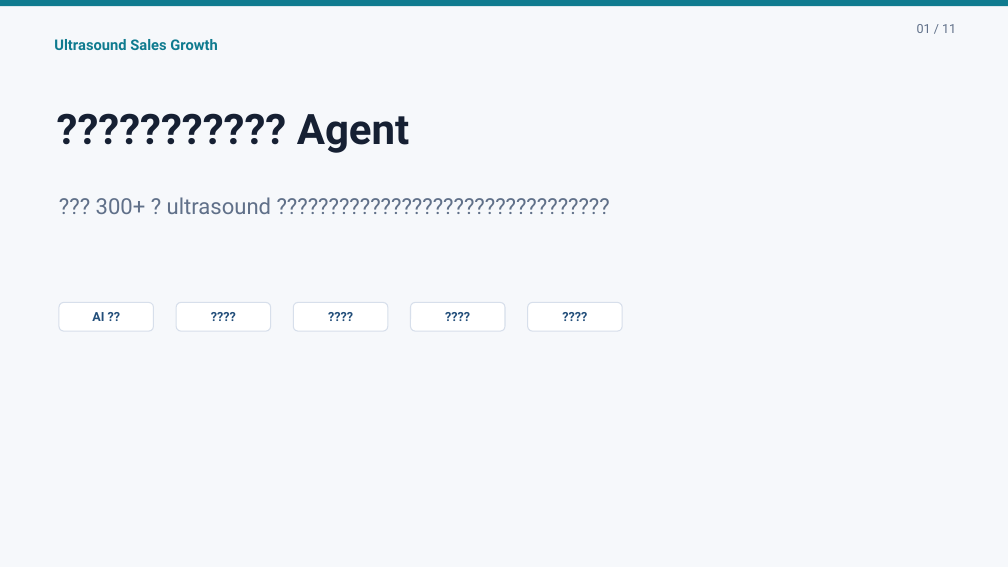
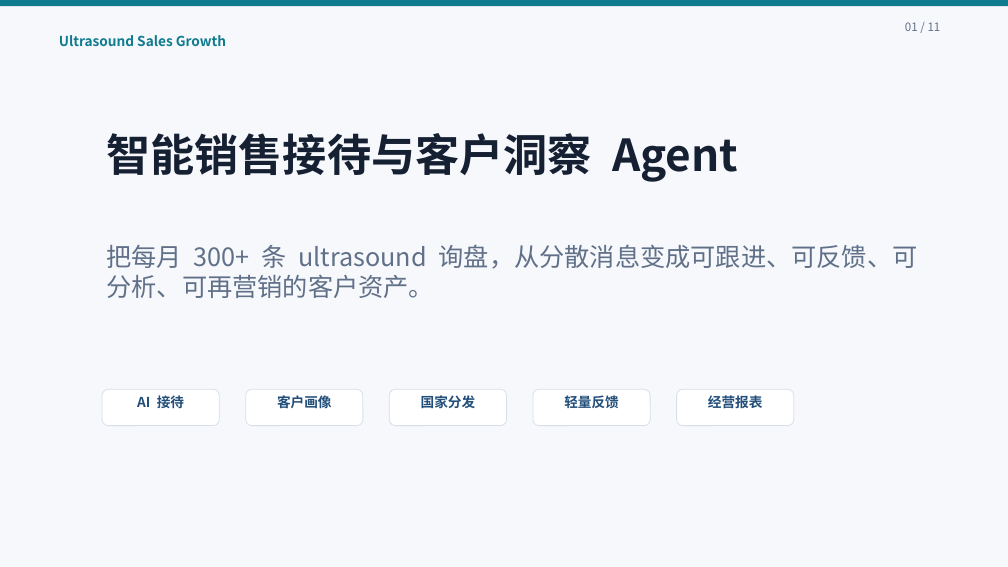
Before and after one commit to alicewang1619-ui/SalesTool, a slide deck: slide 1 of 智能销售接待与客户洞察Agent/output/ppt/ultrasound-sales-agent-report.pptx. Drawn at 1008x567 pixels with LibreOffice and Linux fonts; fonts in the diff are those of the drawing. Boxes give left, top, right and bottom in pixels: in the first picture for what was removed or moved away, otherwise in the second. Text is boxed around its words. In the diff, an @@ line names an element or a change of style, - is before the commit and + after.

```diff
--- a/智能销售接待与客户洞察Agent/output/ppt/ultrasound-sales-agent-report.pptx
+++ b/智能销售接待与客户洞察Agent/output/ppt/ultrasound-sales-agent-report.pptx
@@ text "01 / 11" at (905, 22, 941, 31): size 12 to 11 pt, font Roboto to Noto Sans CJK SC @@
@@ text "Ultrasound Sales Growth" at (59, 35, 226, 46): size 14 to 13 pt, font Roboto to Noto Sans CJK SC @@
@@ text at (107, 133, 738, 182): text changed; size 40 to 42 pt; font Roboto to Noto Sans CJK SC @@
-??????????? Agent
+智能销售接待与客户洞察 Agent
@@ text at (107, 244, 918, 298): text changed; size 21 to 24 pt; font Roboto to Noto Sans CJK SC @@
-??? 300+ ? ultrasound ????????????????????????????????
+把每月 300+ 条 ultrasound 询盘，从分散消息变成可跟进、可反馈、可分析、可再营销的客户资产。
@@ rounded rectangle removed at (59, 302, 154, 331) @@
@@ text removed at (92, 312, 104, 321) @@
-AI ??
@@ rounded rectangle removed at (176, 302, 271, 331) @@
@@ text removed at (182, 309, 265, 323) @@
-????
@@ rounded rectangle removed at (293, 302, 388, 331) @@
@@ text removed at (299, 309, 382, 323) @@
-????
@@ rounded rectangle removed at (411, 302, 505, 331) @@
@@ text removed at (417, 309, 499, 323) @@
-????
@@ rounded rectangle removed at (528, 302, 622, 331) @@
@@ text removed at (534, 309, 616, 323) @@
-????
@@ rounded rectangle added at (102, 389, 219, 426), fill #FFFFFF, outline #D7DFEB 0.75 pt, 13 pt, text #224E7A, bold @@
+AI 接待
@@ rounded rectangle added at (246, 389, 363, 426), fill #FFFFFF, outline #D7DFEB 0.75 pt, 13 pt, text #224E7A, bold @@
+客户画像
@@ rounded rectangle added at (389, 389, 507, 426), fill #FFFFFF, outline #D7DFEB 0.75 pt, 13 pt, text #224E7A, bold @@
+国家分发
@@ rounded rectangle added at (533, 389, 650, 426), fill #FFFFFF, outline #D7DFEB 0.75 pt, 13 pt, text #224E7A, bold @@
+轻量反馈
@@ rounded rectangle added at (677, 389, 794, 426), fill #FFFFFF, outline #D7DFEB 0.75 pt, 13 pt, text #224E7A, bold @@
+经营报表
```
Also in this commit, not shown: 6 other slides changed, 4 slides added, 4 slides removed, 6 other files.
